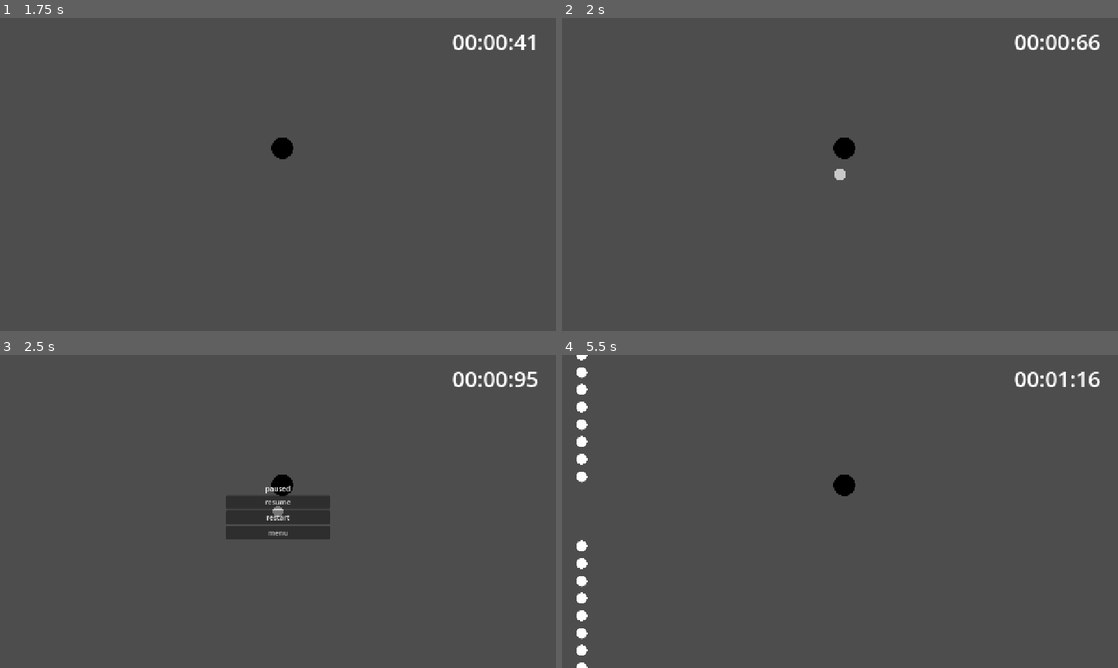
Above: before the commit, frames 1-4 (two rows, left to right).
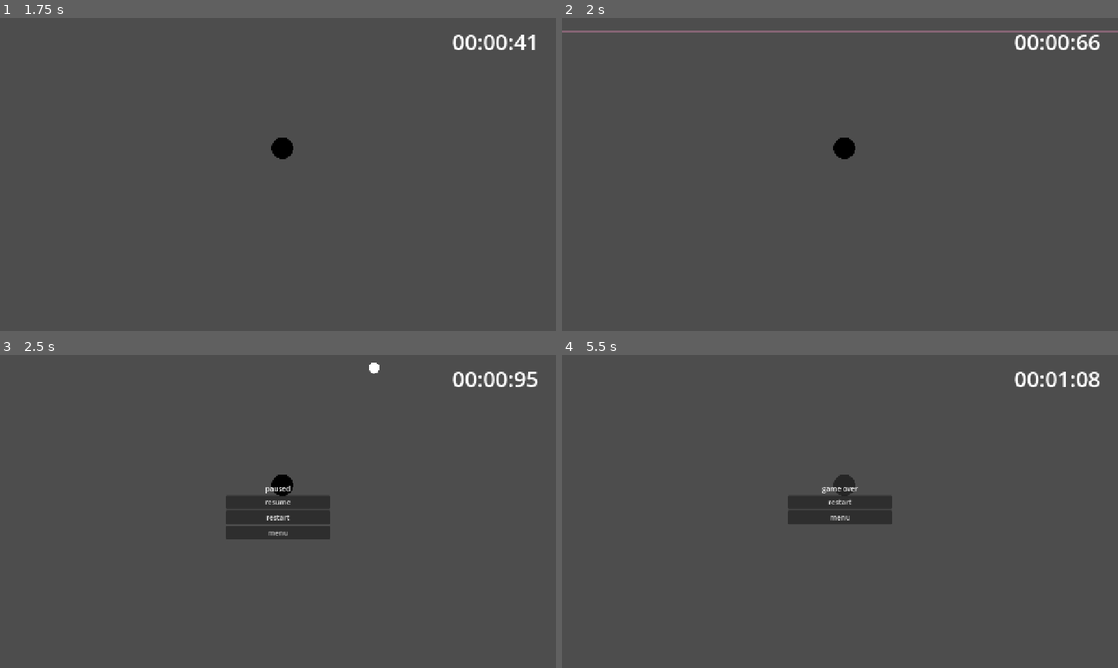
Above: after the commit, the same moments.

Repository: cybercore-arch/VF_PLUS
Game: Godot game, scene res://scenes/menu.tscn
Same seed, same stepped clock (60 frames per second), same inputs: the game is played once before the commit and once after it.
Inputs (mouse positions are in pixels of both pictures, inside the frame that each line leads up to):
- Up to frame 1 (1.75 s): click "endless levels" at 0.5 s; click "all stars_ENDLSS" at 1.25 s
- Up to frame 2 (2 s): no input
- Up to frame 3 (2.5 s): tap Enter at 2 s; move the mouse to (400, 495) at 2.02 s; click (400, 495) at 2.17 s; tap Space at 2.27 s
- Up to frame 4 (5.5 s): click "restart" at 2.75 s; move the mouse to (728, 527) at 3.52 s; click (728, 527) at 3.67 s; tap Space at 3.77 s; click "restart" at 4.25 s; move the mouse to (895, 442) at 5.02 s; click (895, 442) at 5.17 s

Frame 1 is identical in both runs. In frame 2, 0.7% of the frame differs, in the area x 0-100%, y 4-52%; in frame 3, 0.1%; in frame 4, 2.7%, in the area x 2-97%, y 0-100%.

Commit message:
Add rain pattern (bullet curtain with a moving gap) and demo level
Modes gaps/random, gap motion wander/sine/random/fixed, tilt/sway, stagger,
jitter. Registered in PatternUtil.BUILTIN_PATTERNS and the random pattern.
Documented in HOWTOLEVELS.md; demo level: levels/test rain.json.

Co-Authored-By: Claude Sonnet 5.5 <noreply@anthropic.com>
Claude-Session: https://claude.ai/code/session_01DTZ2tWqXP8Yr6x4Jmhuw8U

Diff:
--- a/core/pattern_util.gd
+++ b/core/pattern_util.gd
@@ -11,7 +11,7 @@
 ## Список встроенных паттернов. Нужен как запасной вариант: в экспортной сборке
 ## DirAccess может показывать скрипты как *.gd.remap или *.gdc.
 const BUILTIN_PATTERNS: Array[String] = [
-	"boomerang", "circle", "minigun", "puppet", "sakura", "shot", "spiral", "wall",
+	"boomerang", "circle", "minigun", "puppet", "rain", "sakura", "shot", "spiral", "wall",
 ]
 ## Мета-паттерны не попадают в пул `random`.
 const META_PATTERNS: Array[String] = ["random", "loop"]
--- /dev/null
+++ b/entities/attacks/rain.gd
@@ -0,0 +1,138 @@
+extends RefCounted
+## «Пулевой дождь» в стиле Touhou / Асгора: плотный поток пуль с одной стороны экрана,
+## в котором нужно искать проход.
+##
+## Режимы (mode):
+##   "gaps"   — ряды пуль через весь экран с проходом, который двигается от ряда к ряду (по умолчанию)
+##   "random" — пули в случайных местах; при gap_size > 0 в них вырезается движущийся безопасный коридор
+##
+## Движение прохода (gap_motion):
+##   "wander" — случайное блуждание, до gap_step пикселей за ряд (по умолчанию)
+##   "sine"   — плавно ходит туда-обратно: размах gap_amplitude (доля длины стороны), период gap_period сек
+##   "random" — каждый ряд прыгает в новое место
+##   "fixed"  — стоит на месте
+##
+## Остальные параметры (значения по умолчанию в коде ниже): side, delay, duration, tick_interval,
+## spacing, per_tick, speed, speed_variation, gap_size, gap_start, stagger, jitter, tilt,
+## sway, sway_period, spawn_offset, bullet_color, show_telegraph, telegraph_color, telegraph_width.
+
+func execute(arena: Node2D, params: Dictionary) -> void:
+	if not PatternUtil.arena_alive(arena):
+		return
+
+	var viewport_size: Vector2 = arena.get_viewport_rect().size
+	var side: String = str(params.get("side", "top")).to_lower()
+	var geo: Dictionary = PatternUtil.side_geometry(side, viewport_size)
+	var length: float = geo["length"]
+	var base_dir: Vector2 = geo["dir"]
+
+	var mode: String = str(params.get("mode", "gaps")).to_lower()
+	var delay: float = params.get("delay", 1.0)
+	var duration: float = params.get("duration", 6.0)
+	var tick_interval: float = maxf(params.get("tick_interval", 0.14), 0.01)
+	var spacing: float = maxf(params.get("spacing", 48.0), 4.0)
+	var per_tick: int = maxi(int(params.get("per_tick", 6)), 1)
+	var speed: float = params.get("speed", 200.0)
+	var speed_variation: float = params.get("speed_variation", 0.0)
+	var stagger: bool = params.get("stagger", false)
+	var jitter: float = params.get("jitter", 0.0)
+	var tilt_deg: float = params.get("tilt", 0.0)
+	var sway_deg: float = params.get("sway", 0.0)
+	var sway_period: float = maxf(params.get("sway_period", 3.0), 0.1)
+	var spawn_offset: float = params.get("spawn_offset", 1.0)
+	var bullet_color = params.get("bullet_color", null)
+	var show_telegraph: bool = params.get("show_telegraph", true)
+	var telegraph_color: Color = PatternUtil.to_color(params.get("telegraph_color"), Color(0.5, 0.8, 1.0, 0.6))
+	var telegraph_width: float = params.get("telegraph_width", 4.0)
+
+	var gap_size: float = params.get("gap_size", 180.0 if mode == "gaps" else 0.0)
+	gap_size = minf(gap_size, length * 0.9)
+	var gap_half: float = gap_size * 0.5
+	var gap_motion: String = str(params.get("gap_motion", "wander")).to_lower()
+	var gap_step: float = params.get("gap_step", 60.0)
+	var gap_amplitude: float = params.get("gap_amplitude", 0.35)
+	var gap_period: float = maxf(params.get("gap_period", 4.0), 0.1)
+	var gap_start = params.get("gap_start", "random")
+	var gap_min: float = gap_half
+	var gap_max: float = length - gap_half
+	var gap_center: float = length * 0.5
+	if gap_start is String:
+		gap_center = randf_range(gap_min, gap_max)
+	elif gap_start is float or gap_start is int:
+		gap_center = clampf(float(gap_start) * length, gap_min, gap_max)
+
+	# Телеграф: мигающая линия вдоль стороны, откуда пойдёт дождь.
+	if show_telegraph:
+		var line: Line2D = PatternUtil.make_line(
+			arena,
+			PatternUtil.side_pos(0.0, geo, spawn_offset),
+			PatternUtil.side_pos(length, geo, spawn_offset),
+			telegraph_color, telegraph_width)
+		var tween: Tween = line.create_tween()
+		tween.set_loops()
+		tween.tween_property(line, "modulate:a", 0.3, 0.25)
+		tween.tween_property(line, "modulate:a", 1.0, 0.25)
+		await PatternUtil.wait(arena, delay)
+		PatternUtil.free_node(line)
+	else:
+		await PatternUtil.wait(arena, delay)
+
+	if not PatternUtil.arena_alive(arena):
+		return
+
+	var ticks: int = maxi(int(duration / tick_interval), 1)
+	var elapsed: float = 0.0
+
+	for tick in range(ticks):
+		# Положение прохода в этом ряду.
+		if gap_size > 0.0:
+			match gap_motion:
+				"sine":
+					var mid: float = length * 0.5
+					gap_center = mid + sin(elapsed / gap_period * TAU) * gap_amplitude * length
+				"random":
+					gap_center = randf_range(gap_min, gap_max)
+				"fixed":
+					pass
+				_:
+					gap_center += randf_range(-gap_step, gap_step)
+			gap_center = clampf(gap_center, gap_min, gap_max)
+
+		# Наклон потока: постоянный (tilt) плюс покачивание (sway).
+		var angle: float = deg_to_rad(tilt_deg + sin(elapsed / sway_period * TAU) * sway_deg)
+		var dir: Vector2 = base_dir.rotated(angle)
+
+		var positions: Array[float] = []
+		if mode == "random":
+			for i in range(per_tick):
+				positions.append(randf_range(0.0, length))
+		else:
+			var start: float = spacing * 0.5
+			if stagger and tick % 2 == 1:
+				start = 0.0
+			var t: float = start
+			while t <= length:
+				positions.append(t)
+				t += spacing
+
+		for base_t in positions:
+			var pos_t: float = base_t
+			if jitter > 0.0:
+				pos_t += randf_range(-jitter, jitter)
+			pos_t = clampf(pos_t, 0.0, length)
+			if gap_size > 0.0 and absf(pos_t - gap_center) < gap_half:
+				continue
+
+			var bullet_speed: float = speed
+			if speed_variation > 0.0:
+				bullet_speed += randf_range(-speed_variation, speed_variation)
+			bullet_speed = maxf(bullet_speed, 1.0)
+
+			var bullet = PatternUtil.spawn_bullet(arena, PatternUtil.side_pos(pos_t, geo, spawn_offset), dir, bullet_speed)
+			if bullet_color != null:
+				bullet.modulate = PatternUtil.to_color(bullet_color, Color.WHITE)
+
+		await PatternUtil.wait(arena, tick_interval)
+		if not PatternUtil.arena_alive(arena):
+			return
+		elapsed += tick_interval
--- a/entities/attacks/random.gd
+++ b/entities/attacks/random.gd
@@ -37,6 +37,11 @@
 		"spiral":
 			auto_params["arms"] = randi_range(2, 4)
 			auto_params["duration"] = randf_range(1.5, 2.5)
+		"rain":
+			auto_params["side"] = ["top", "bottom", "left", "right"].pick_random()
+			auto_params["mode"] = ["gaps", "random"].pick_random()
+			auto_params["duration"] = randf_range(3.0, 5.0)
+			auto_params["gap_size"] = randf_range(170.0, 240.0)
 		"sakura":
 			auto_params["side"] = ["top", "left", "right"].pick_random()
 			auto_params["count"] = randi_range(15, 25)
--- /dev/null
+++ b/levels/test rain.json
@@ -0,0 +1,8 @@
+{
+  "events": [
+    { "time": 0.5, "pattern": "rain", "params": { "side": "top", "mode": "gaps", "duration": 7.0, "gap_size": 220, "gap_motion": "wander", "gap_step": 50, "speed": 190 } },
+    { "time": 9.5, "pattern": "rain", "params": { "side": "bottom", "mode": "gaps", "duration": 7.0, "gap_size": 200, "gap_motion": "sine", "gap_amplitude": 0.35, "gap_period": 5.0, "stagger": true, "speed": 200 } },
+    { "time": 18.0, "pattern": "rain", "params": { "side": "top", "mode": "random", "duration": 8.0, "per_tick": 5, "tick_interval": 0.1, "speed": 230, "speed_variation": 60, "gap_size": 200, "gap_motion": "wander", "sway": 25, "sway_period": 3.0 } },
+    { "time": 28.0, "pattern": "rain", "params": { "side": "left", "mode": "gaps", "duration": 6.0, "gap_size": 190, "gap_motion": "random", "tick_interval": 0.3, "speed": 170, "bullet_color": [1.0, 0.6, 0.8] } }
+  ]
+}
Not shown, added: entities/attacks/rain.gd.uid
Not shown, changed: HOWTOLEVELS.md
